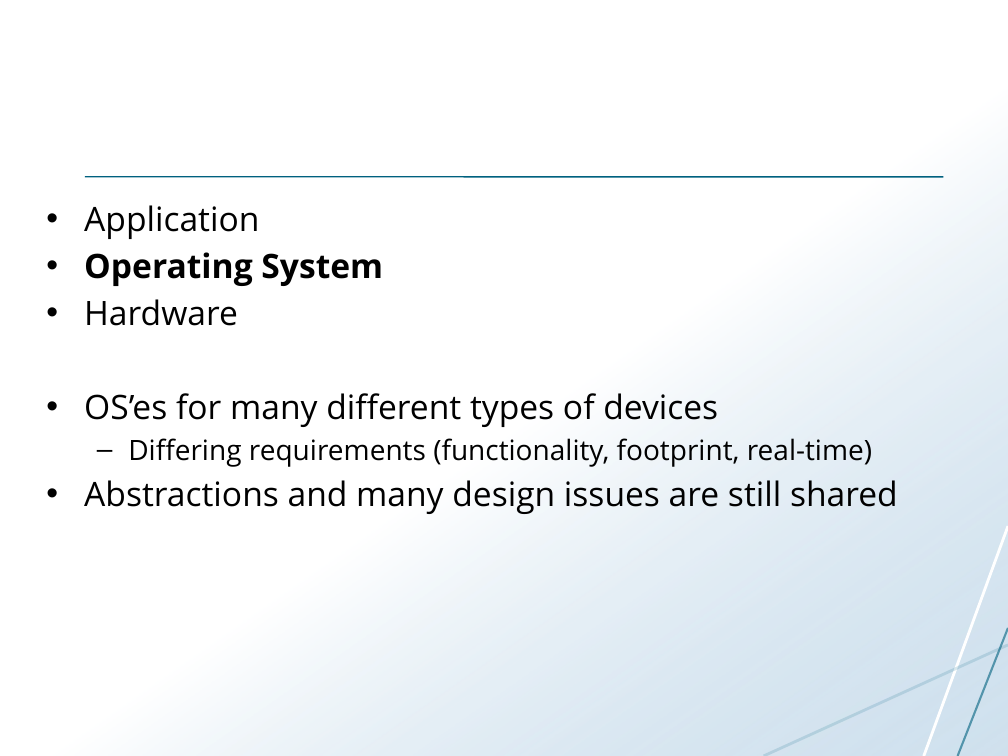
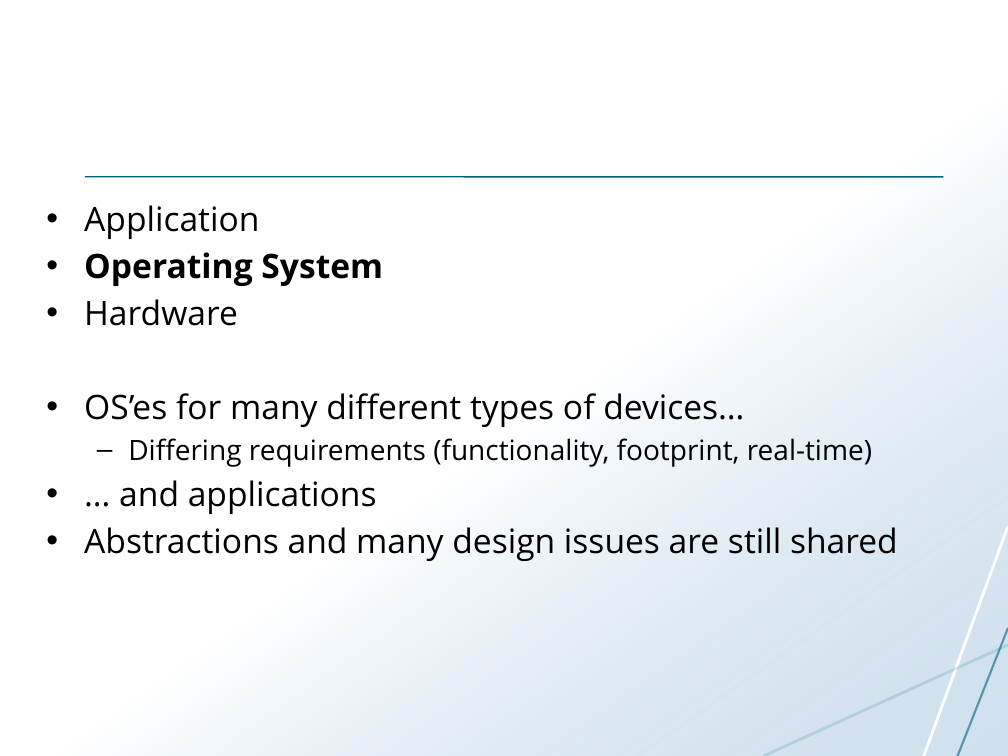
Before and after one commit to uit-inf-2201-s18/uit-inf-2201-s18.github.io, a slide deck: slide 5 of lectures/01-introduction.pptx. Drawn at 1008x756 pixels with LibreOffice and Linux fonts; fonts in the diff are those of the drawing. Boxes give left, top, right and bottom in pixels: in the first picture for what was removed or moved away, otherwise in the second. Text is boxed around its words. In the diff, an @@ line names an element or a change of style, - is before the commit and + after.

Commit message:
Minor changes to introduction slides

```diff
--- a/lectures/01-introduction.pptx
+++ b/lectures/01-introduction.pptx
@@ text at (84,393,744,427): text changed @@
-• OS’es for many different types of devices
+• OS’es for many different types of devices…
@@ text at (119,480,377,514): paragraph added @@
+• … and applications
```
